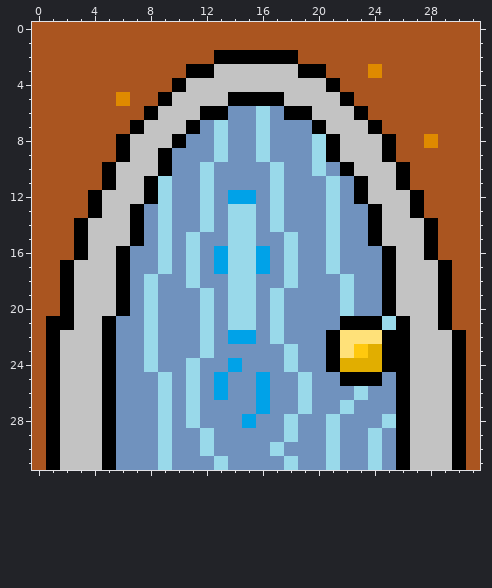
Two states of a pixel-art sprite, assets/DoorBlue.png. The picture above was drawn from the file before the commit.
The file is 32x32 pixels.
The same view after the edit:
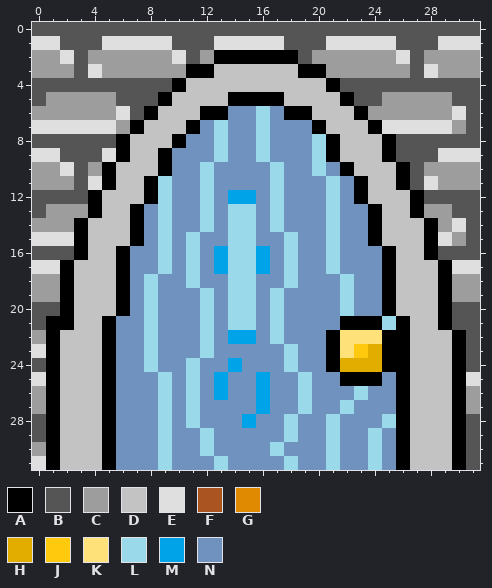
Palette (. is transparent): A #000000  B #555555  C #9d9d9d  D #c3c3c3  E #dfdfdf  F #aa5520  G #df8a00  H #e1ae00  J #ffc90e  K #ffe179  L #99d9ea  M #00a2e8  N #7092be
Message: Door Assets Modified Door assets to be on BrickWall
The exact change:
@@ x 0..31 @@
- 0 FFFFFFFFFFFFFFFFFFFFFFFFFFFFFFFF
- 1 FFFFFFFFFFFFFFFFFFFFFFFFFFFFFFFF
- 2 FFFFFFFFFFFFFAAAAAAFFFFFFFFFFFFF
- 3 FFFFFFFFFFFAADDDDDDAAFFFGFFFFFFF
- 4 FFFFFFFFFFADDDDDDDDDDAFFFFFFFFFF
- 5 FFFFFFGFFADDDDAAAADDDDAFFFFFFFFF
- 6 FFFFFFFFADDDAANNLNAADDDAFFFFFFFF
- 7 FFFFFFFADDDANLNNLNNNADDDAFFFFFFF
- 8 FFFFFFADDDANNLNNLNNNLADDDAFFGFFF
- 9 FFFFFFADDANNNLNNLNNNLADDDAFFFFFF
-10 FFFFFADDDANNLNNNNLNNLNADDDAFFFFF
-11 FFFFFADDALNNLNNNNLNNNLNADDAFFFFF
-12 FFFFADDDALNNLNMMNLNNNLNADDDAFFFF
-13 FFFFADDANLNNLNLLNLNNNLNNADDAFFFF
-14 FFFADDDANLNNLNLLNLNNNLNNADDDAFFF
-15 FFFADDDANLNLNNLLNNLNNLNNADDDAFFF
-16 FFFADDANNLNLNMLLMNLNNLNNNADDAFFF
-17 FFADDDANNLNLNMLLMNLNNLNNNADDDAFF
-18 FFADDDANLNNLNNLLNNLNNNLNNADDDAFF
-19 FFADDDANLNNNLNLLNLNNNNLNNADDDAFF
-20 FFADDDANLNNNLNLLNLNNNNLNNADDDAFF
-21 FAADDANNLNNNLNLLNLNNNNAAALADDAFF
-22 FADDDANNLNNNLNMMNLNNNAKKKAADDDAF
-23 FADDDANNLNNNLNNNNNLNNAKJHAADDDAF
-24 FADDDANNLNNLNNMNNNLNNAHHHAADDDAF
-25 FADDDANNNLNLNMNNMNNLNNAAANADDDAF
-26 FADDDANNNLNLNMNNMNNLNNNLNNADDDAF
-27 FADDDANNNLNLNNNNMNNLNNLNNNADDDAF
-28 FADDDANNNLNLNNNMNNLNNLNNNLADDDAF
-29 FADDDANNNLNNLNNNNNLNNLNNLNADDDAF
-30 FADDDANNNLNNLNNNNLNNNLNNLNADDDAF
-31 FADDDANNNLNNNLNNNNLNNLNNLNADDDAF
+ 0 BBBBBBBBBBBBBBBBBBBBBBBBBBBBBBBB
+ 1 EEBBBEEEEEBBBEEEEEBBBEEEEEBBBEEE
+ 2 CCEBCCCCCCEBCAAAAAABCCCCCCEBCCCC
+ 3 CCCBECCCCCCAADDDDDDAACCCCCCBECCC
+ 4 BBBBBBBBBBADDDDDDDDDDABBBBBBBBBB
+ 5 BCCCCCBBBADDDDAAAADDDDABBCCCCCBB
+ 6 CCCCCCEBADDDAANNLNAADDDACCCCCCEB
+ 7 EEEEEECADDDANLNNLNNNADDDAEEEEECB
+ 8 BBBBBBADDDANNLNNLNNNLADDDABBBBBB
+ 9 EEBBBEADDANNNLNNLNNNLADDDABBBEEE
+10 CCEBCADDDANNLNNNNLNNLNADDDABCCCC
+11 CCCBEADDALNNLNNNNLNNNLNADDABECCC
+12 BBBBADDDALNNLNMMNLNNNLNADDDABBBB
+13 BCCCADDANLNNLNLLNLNNNLNNADDACCBB
+14 CCCADDDANLNNLNLLNLNNNLNNADDDACEB
+15 EEEADDDANLNLNNLLNNLNNLNNADDDAECB
+16 BBBADDANNLNLNMLLMNLNNLNNNADDABBB
+17 EEADDDANNLNLNMLLMNLNNLNNNADDDAEE
+18 CCADDDANLNNLNNLLNNLNNNLNNADDDACC
+19 CCADDDANLNNNLNLLNLNNNNLNNADDDACC
+20 BBADDDANLNNNLNLLNLNNNNLNNADDDABB
+21 BAADDANNLNNNLNLLNLNNNNAAALADDABB
+22 CADDDANNLNNNLNMMNLNNNAKKKAADDDAB
+23 EADDDANNLNNNLNNNNNLNNAKJHAADDDAB
+24 BADDDANNLNNLNNMNNNLNNAHHHAADDDAB
+25 EADDDANNNLNLNMNNMNNLNNAAANADDDAE
+26 CADDDANNNLNLNMNNMNNLNNNLNNADDDAC
+27 CADDDANNNLNLNNNNMNNLNNLNNNADDDAC
+28 BADDDANNNLNLNNNMNNLNNLNNNLADDDAB
+29 BADDDANNNLNNLNNNNNLNNLNNLNADDDAB
+30 CADDDANNNLNNLNNNNLNNNLNNLNADDDAB
+31 EADDDANNNLNNNLNNNNLNNLNNLNADDDAB
Where, in picture pixels (left, top, right, bottom), the same in both pictures:
changed: (32, 22, 480, 470)
